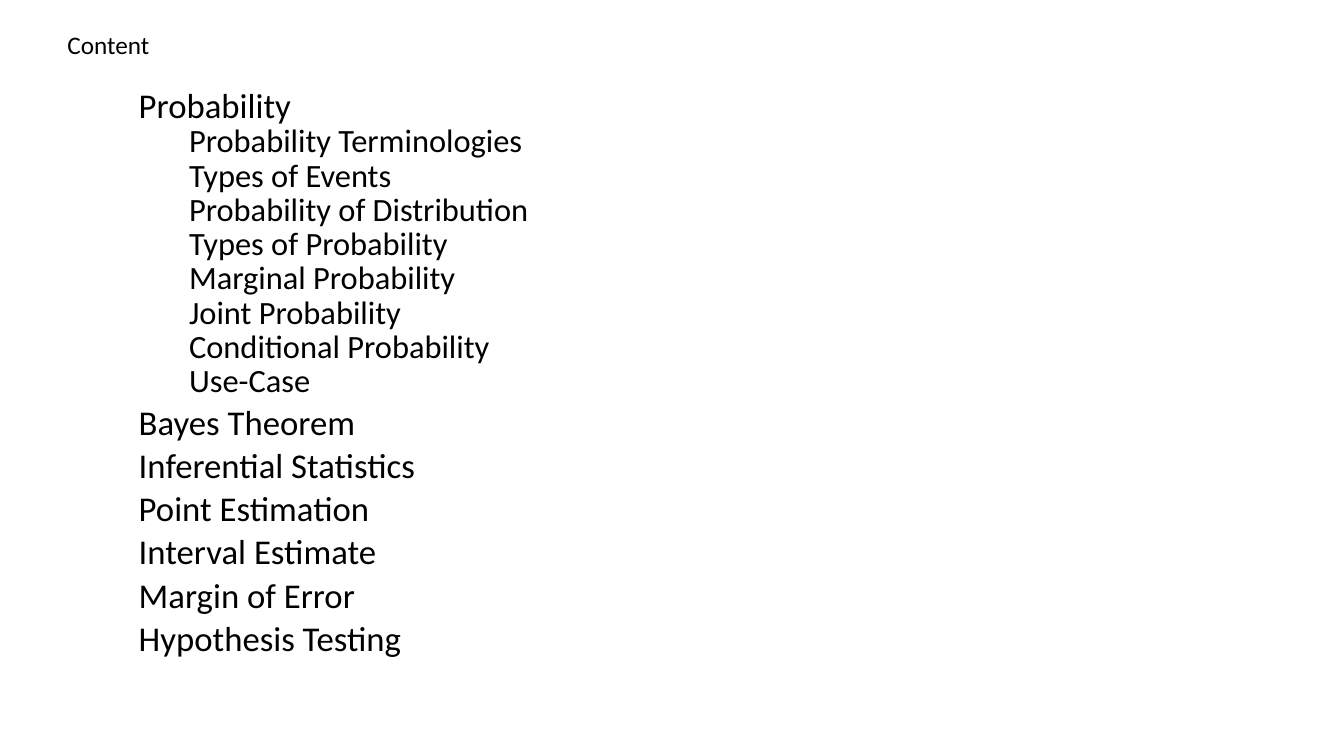
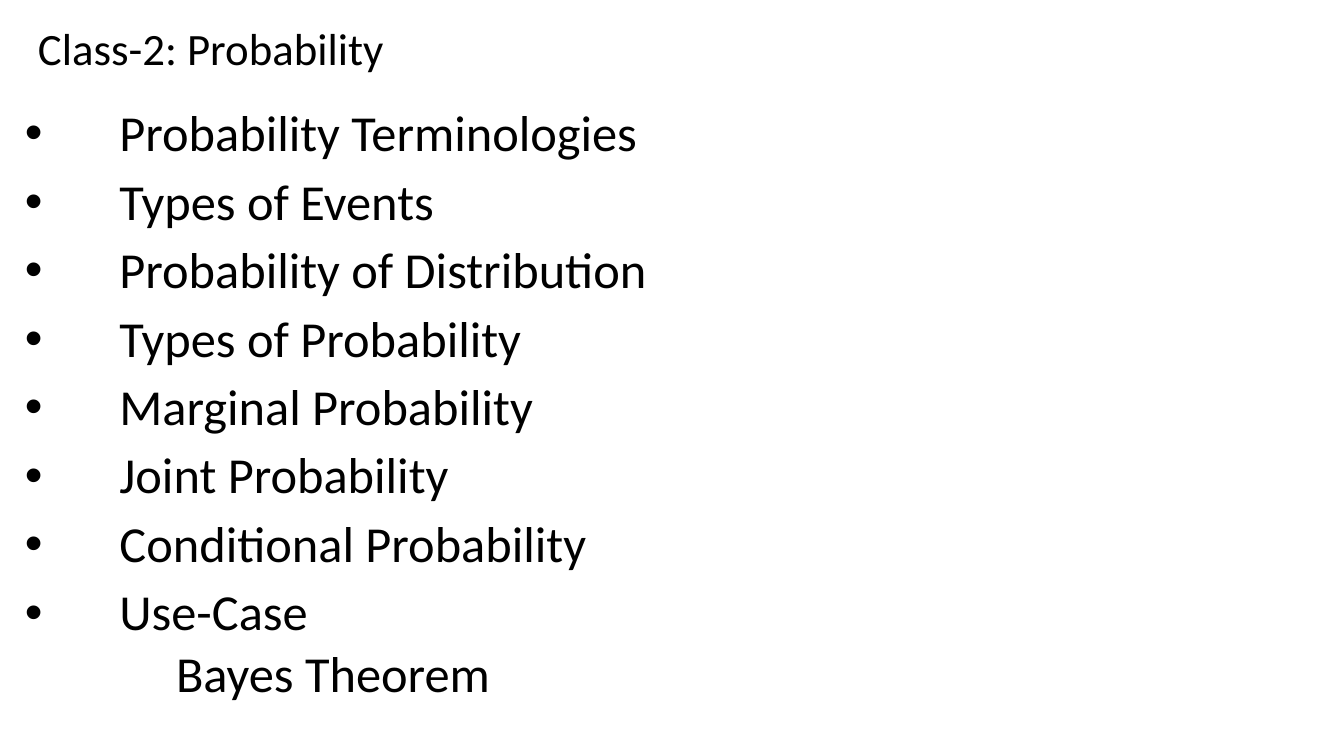
Before and after one commit to renshan2/accesspy, a slide deck: slide 13 of AI-ML-DL/Machine Learning.pptx (slide 6 before the commit). Drawn at 1344x756 pixels with LibreOffice and Linux fonts; fonts in the diff are those of the drawing. Boxes give left, top, right and bottom in pixels: in the first picture for what was removed or moved away, otherwise in the second. Text is boxed around its words. In the diff, an @@ line names an element or a change of style, - is before the commit and + after.

```diff
--- a/AI-ML-DL/Machine Learning.pptx
+++ b/AI-ML-DL/Machine Learning.pptx
@@ text added at bbox=[38, 34, 383, 73], 32 pt, text #000000 @@
+Class-2: Probability
@@ text removed at bbox=[67, 37, 149, 54] @@
-Content
@@ subtitle "Probability Terminologies": place and size @@
-subtitle "Probability Terminologies" at bbox=[139, 94, 528, 657]
+subtitle "Probability Terminologies" at bbox=[119, 116, 647, 700]
@@ subtitle "Probability Terminologies" at bbox=[119, 116, 647, 700]: size 23.2 to 36 pt; size 24.8 to 36 pt in "Bayes Theorem"; bullet none to •; list level 2 to 1 in "Probability Terminologies"; line spacing 0.7 to 0.9; list level 2 to 1 in "Types of Events"; list level 2 to 1 in "Probability of Distribution"; list level 2 to 1 in "Types of Probability"; list level 2 to 1 in "Marginal Probability"; list level 2 to 1 in "Joint Probability"; list level 2 to 1 in "Conditional Probability"; list level 2 to 1 in "Use-Case"; list level 1 to 2 in "Bayes Theorem" @@
@@ subtitle at bbox=[139, 94, 291, 124]: paragraph removed @@
-Probability
@@ subtitle at bbox=[139, 454, 415, 657]: paragraphs removed @@
-Inferential Statistics
-Point Estimation
-Interval Estimate
-Margin of Error
-Hypothesis Testing
```
Also in this commit, not shown: 3 other slides changed, 11 slides added, 1 slide removed, 4 other files.
